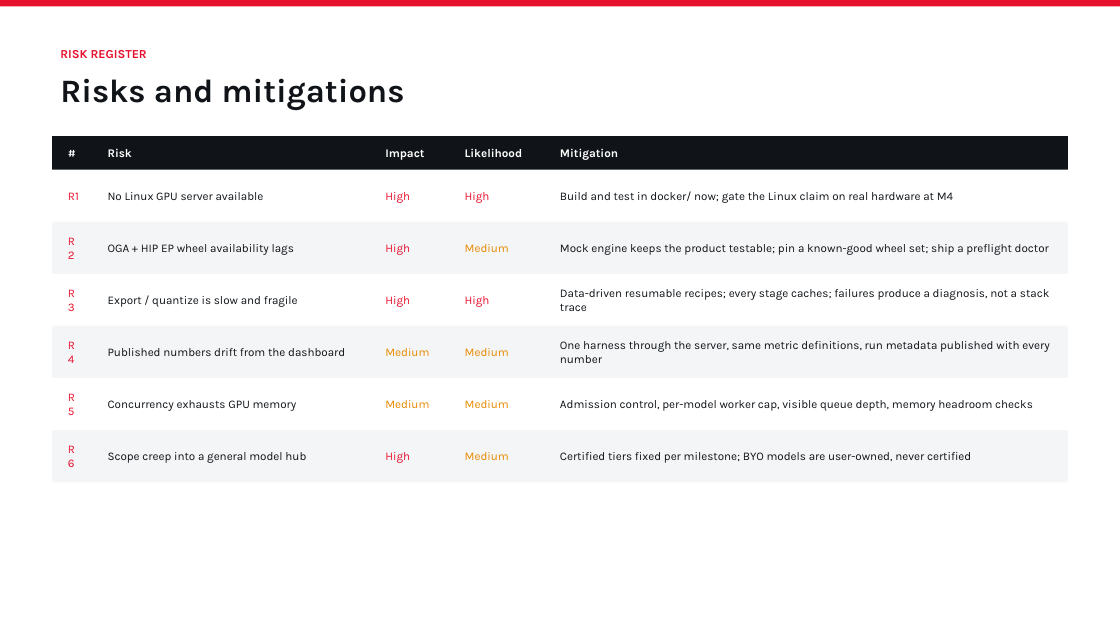
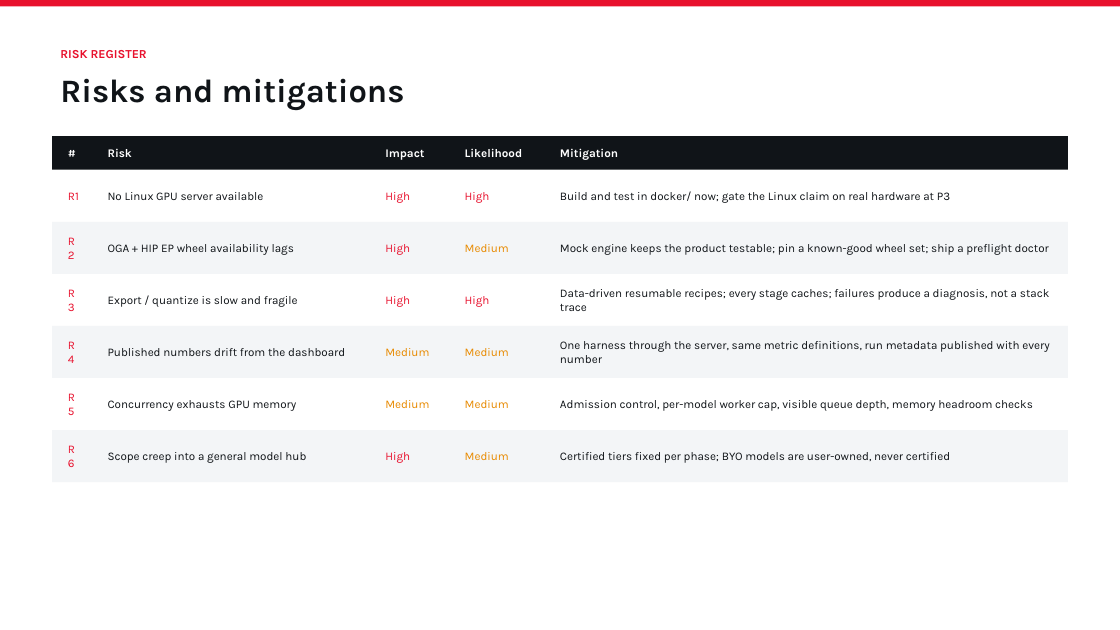
Before and after one commit to qianglin-amd/hip-ep, a slide deck: slide 12 of product/plan/HIP-EP-Product-Plan.pptx. Drawn at 1120x630 pixels with LibreOffice and Linux fonts; fonts in the diff are those of the drawing. Boxes give left, top, right and bottom in pixels: in the first picture for what was removed or moved away, otherwise in the second. Text is boxed around its words. In the diff, an @@ line names an element or a change of style, - is before the commit and + after.

```diff
--- a/product/plan/HIP-EP-Product-Plan.pptx
+++ b/product/plan/HIP-EP-Product-Plan.pptx
@@ text at (x1=560, y1=191, x2=950, y2=203): text changed @@
-Build and test in docker/ now; gate the Linux claim on real hardware at M4
+Build and test in docker/ now; gate the Linux claim on real hardware at P3
@@ text at (x1=560, y1=452, x2=950, y2=463): text changed @@
-Certified tiers fixed per milestone; BYO models are user-owned, never certified
+Certified tiers fixed per phase; BYO models are user-owned, never certified
```
Also in this commit, not shown: 9 other slides changed, 47 other files.
